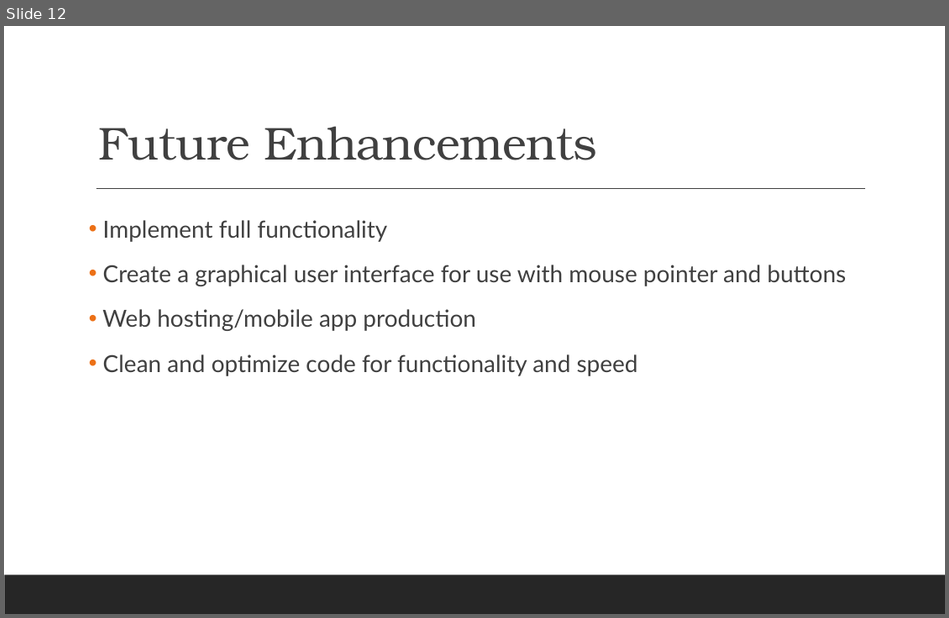
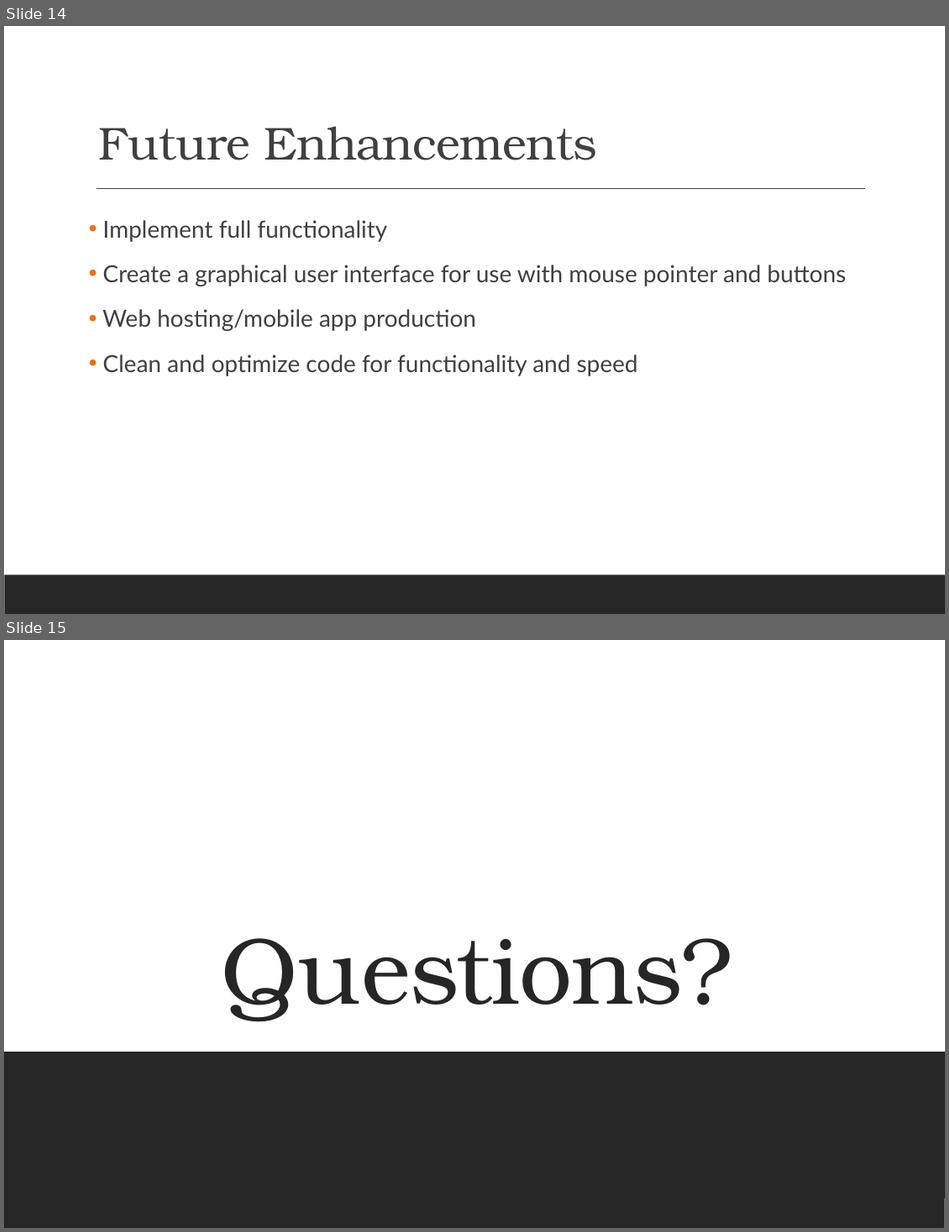
Before and after one commit to Epowell50/Senior_Project, a slide deck: Documentation/Project_Powerpoint.pptx. Shown one above the other, each under a label of ours: slide 12 before the commit, slides 14 and 15 after it. The pictures are 949x618 and 949x1232 pixels, drawn with LibreOffice and Linux fonts; fonts in the diff are those of the drawing. Boxes give left, top, right and bottom in pixels: in the first picture for what was removed or moved away, otherwise in the second. Text is boxed around its words. In the diff, an @@ line names an element or a change of style, - is before the commit and + after.

```diff
--- a/Documentation/Project_Powerpoint.pptx
+++ b/Documentation/Project_Powerpoint.pptx
@@ slide 15 added at (x1=4, y1=640, x2=945, y2=1228), background #FFFFFF @@
@@ rectangle added at (x1=4, y1=669, x2=945, y2=1198), fill #FFFFFF @@
@@ title added at (x1=221, y1=938, x2=732, y2=1022), 72 pt, text #262626 @@
+Questions?
@@ rectangle added at (x1=4, y1=1032, x2=945, y2=1228), fill #262626 @@
@@ rectangle added at (x1=4, y1=1052, x2=945, y2=1199), fill #262626 @@
@@ rectangle added at (x1=4, y1=1163, x2=945, y2=1199), fill #262626 @@
@@ what was slide 12 is now slide 14 @@
```
Also in this commit, not shown: 1 slide changed, 2 other slides added, 1 slide removed, 2 other files.
